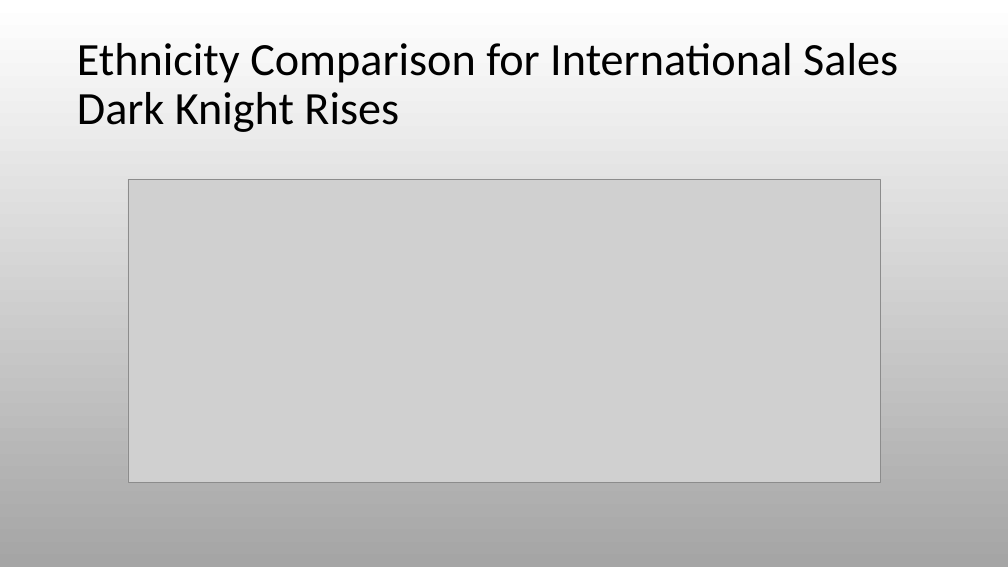
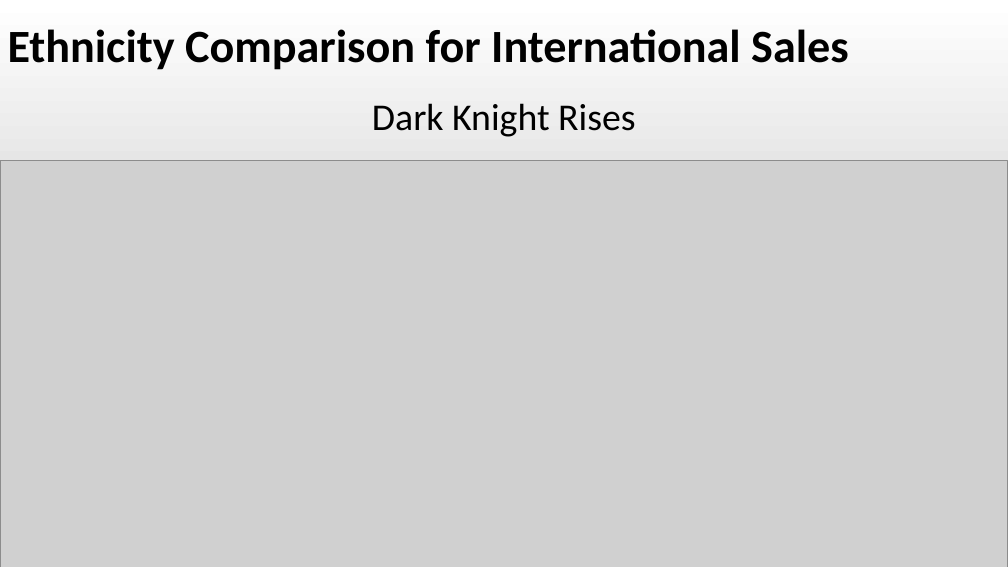
Before and after one commit to RyanSchraeder/Team-Aurora-Marvels, a slide deck: slide 24 of Project_1_Superheros.pptx (slide 23 before the commit). Drawn at 1008x567 pixels with LibreOffice and Linux fonts; fonts in the diff are those of the drawing; grey boxes stand for pictures. Boxes give left, top, right and bottom in pixels: in the first picture for what was removed or moved away, otherwise in the second. Text is boxed around its words. In the diff, an @@ line names an element or a change of style, - is before the commit and + after.

```diff
--- a/Project_1_Superheros.pptx
+++ b/Project_1_Superheros.pptx
@@ text at (x1=8, y1=29, x2=849, y2=70): text changed; bold on @@
-Ethnicity Comparison for International Sales
-Dark Knight Rises
+Ethnicity Comparison for International Sales
@@ text added at (x1=372, y1=103, x2=635, y2=137), 36 pt, text #000000 @@
+Dark Knight Rises
@@ picture resized from (x1=128, y1=179, x2=880, y2=482) to (x1=0, y1=161, x2=1008, y2=567) @@
```
Also in this commit, not shown: 23 other slides changed, 1 slide added.
